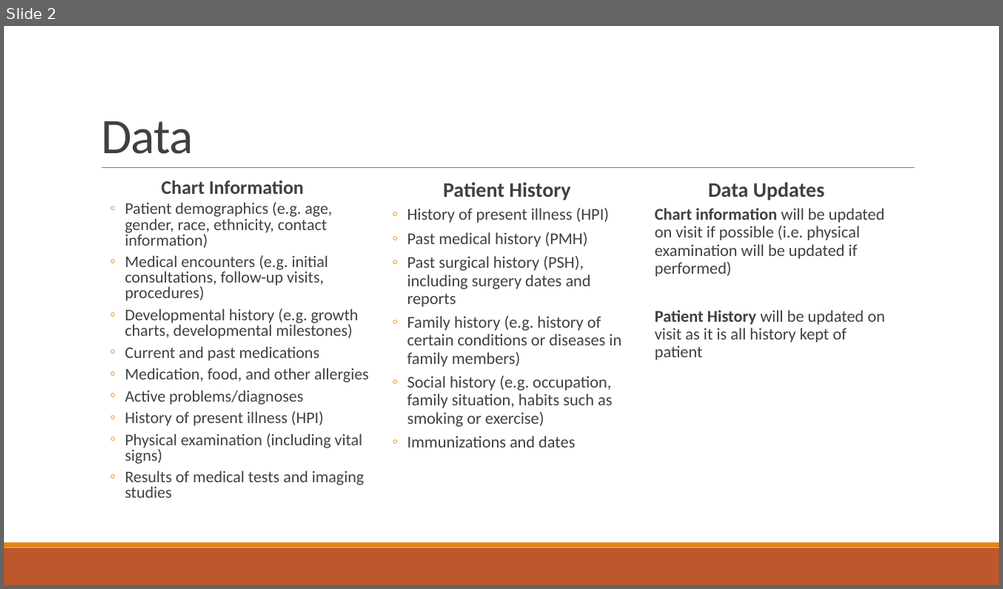
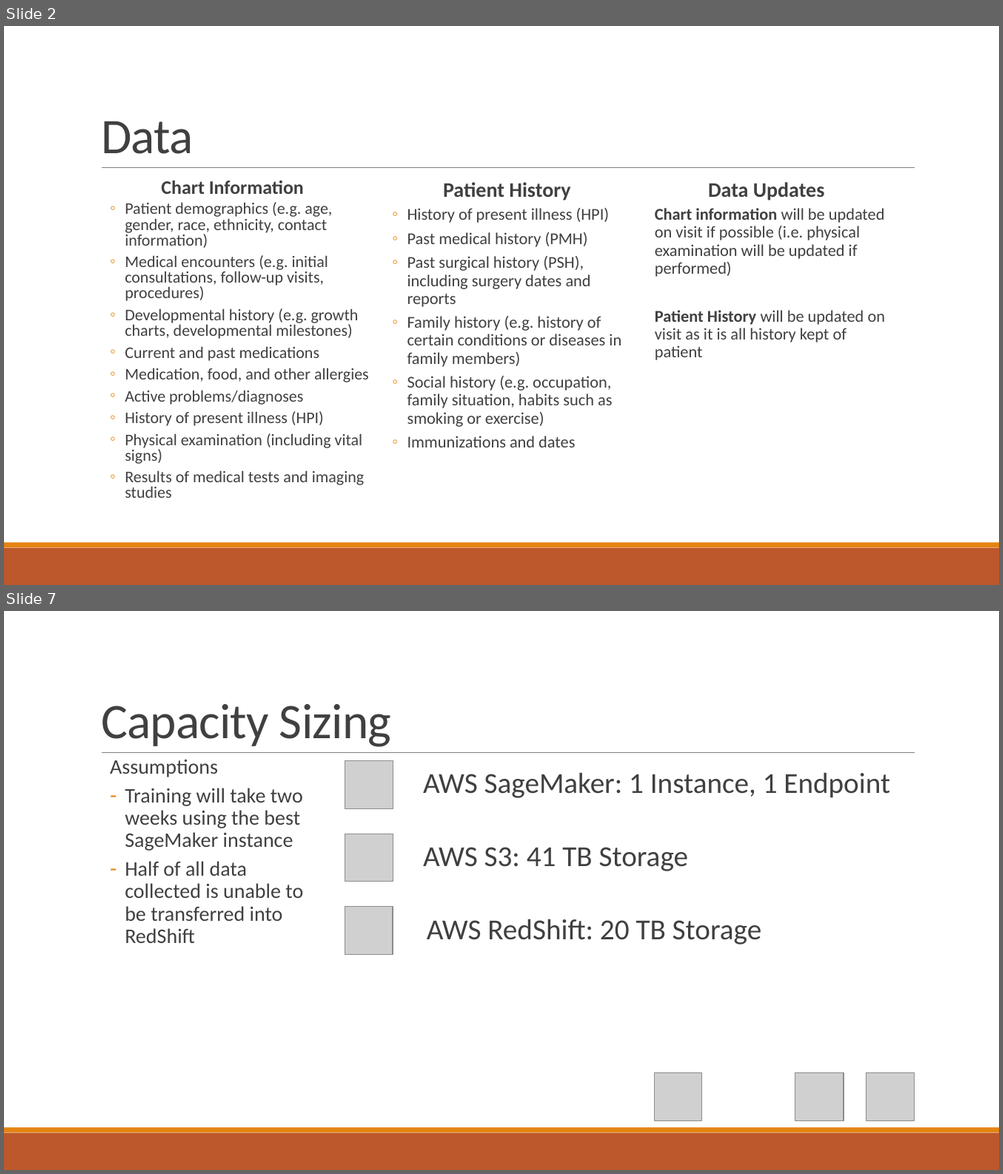
Before and after one commit to samswain2/MSiA-SQ, a slide deck: MSiA 423/hw01/hw01_deck.pptx. Shown one above the other, each under a label of ours: slide 2 before the commit, slides 2 and 7 after it; the slides between them are not shown. The pictures are 1003x589 and 1003x1174 pixels, drawn with LibreOffice and Linux fonts; fonts in the diff are those of the drawing; grey boxes stand for pictures. Boxes give left, top, right and bottom in pixels: in the first picture for what was removed or moved away, otherwise in the second. Text is boxed around its words. In the diff, an @@ line names an element or a change of style, - is before the commit and + after.

```diff
--- a/MSiA 423/hw01/hw01_deck.pptx
+++ b/MSiA 423/hw01/hw01_deck.pptx
@@ slide 7 added at box(4, 611, 999, 1170), background #FFFFFF; not listed: 3 template elements that a slide beside it also shows @@
@@ title added at box(101, 704, 392, 747), 48 pt, text #404040 @@
+Capacity Sizing
@@ text added at box(110, 759, 303, 943), 20 pt, text #404040 @@
+  Assumptions
+  – Training will take two weeks using the best SageMaker instance
+  – Half of all data collected is unable to be transferred into RedShift
@@ picture added at box(345, 761, 392, 809) @@
@@ text added at box(423, 772, 890, 798), 28 pt, text #404040 @@
+  AWS SageMaker: 1 Instance, 1 Endpoint
@@ picture added at box(345, 834, 392, 882) @@
@@ text added at box(423, 847, 688, 871), 28 pt, text #404040 @@
+  AWS S3: 41 TB Storage
@@ picture added at box(345, 907, 392, 955) @@
@@ text added at box(427, 919, 762, 945), 28 pt, text #404040 @@
+  AWS RedShift: 20 TB Storage
@@ picture added at box(654, 1073, 702, 1122) @@
@@ picture added at box(795, 1073, 843, 1122) @@
@@ picture added at box(867, 1073, 914, 1122) @@
```
Also in this commit, not shown: 3 slides changed, 4 other slides added, 3 other files.
